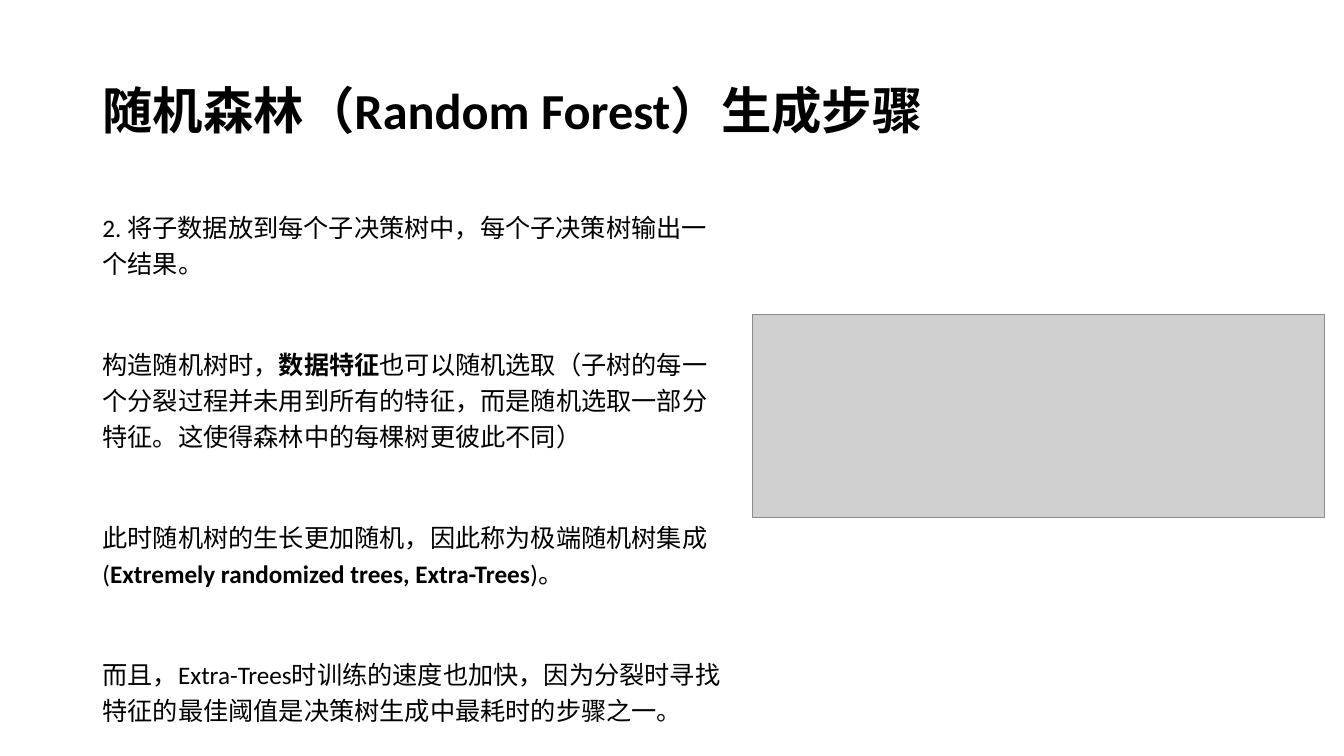
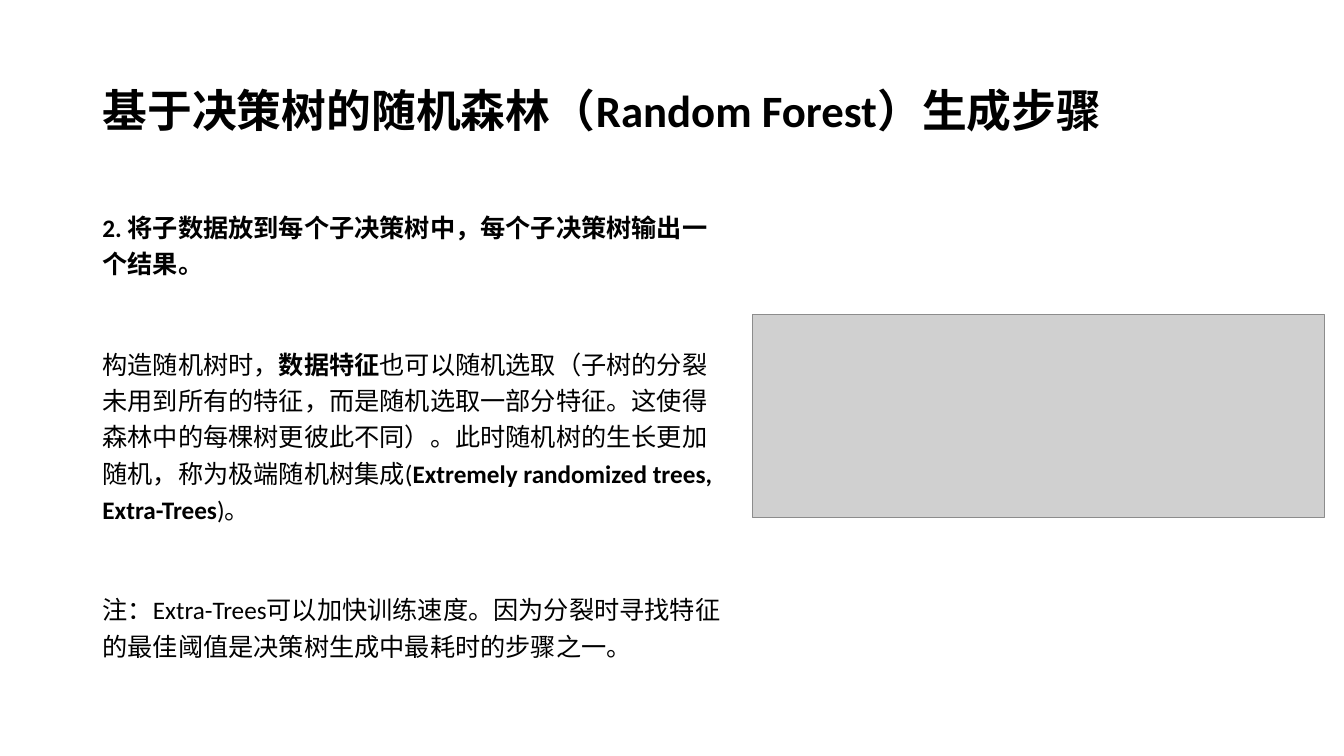
Before and after one commit to xiaodongli1986/teaching_AI, a slide deck: slide 10 of week11_ensemble.pptx. Drawn at 1344x756 pixels with LibreOffice and Linux fonts; fonts in the diff are those of the drawing; grey boxes stand for pictures. Boxes give left, top, right and bottom in pixels: in the first picture for what was removed or moved away, otherwise in the second. Text is boxed around its words. In the diff, an @@ line names an element or a change of style, - is before the commit and + after.

```diff
--- a/week11_ensemble.pptx
+++ b/week11_ensemble.pptx
@@ title at (102, 88, 1101, 132): text changed; size 36 to 32 pt @@
-随机森林（Random Forest）生成步骤
+基于决策树的随机森林（Random Forest）生成步骤
@@ text at (102, 215, 708, 276): bold on in "2. 将子数据放到每个子决策树中，每个子决策树输出一个结果。" @@
@@ text at (102, 352, 720, 658): text changed @@
-构造随机树时，数据特征也可以随机选取（子树的每一个分裂过程并未用到所有的特征，而是随机选取一部分特征。这使得森林中的每棵树更彼此不同）
-此时随机树的生长更加随机，因此称为极端随机树集成(Extremely randomized trees, Extra-Trees)。
-而且，Extra-Trees时训练的速度也加快，因为分裂时寻找特征的最佳阈值是决策树生成中最耗时的步骤之一。
+构造随机树时，数据特征也可以随机选取（子树的分裂未用到所有的特征，而是随机选取一部分特征。这使得森林中的每棵树更彼此不同）。此时随机树的生长更加随机，称为极端随机树集成(Extremely randomized trees, Extra-Trees)。
+注：Extra-Trees可以加快训练速度。因为分裂时寻找特征的最佳阈值是决策树生成中最耗时的步骤之一。
```
Also in this commit, not shown: 11 other slides changed, 3 other files.
